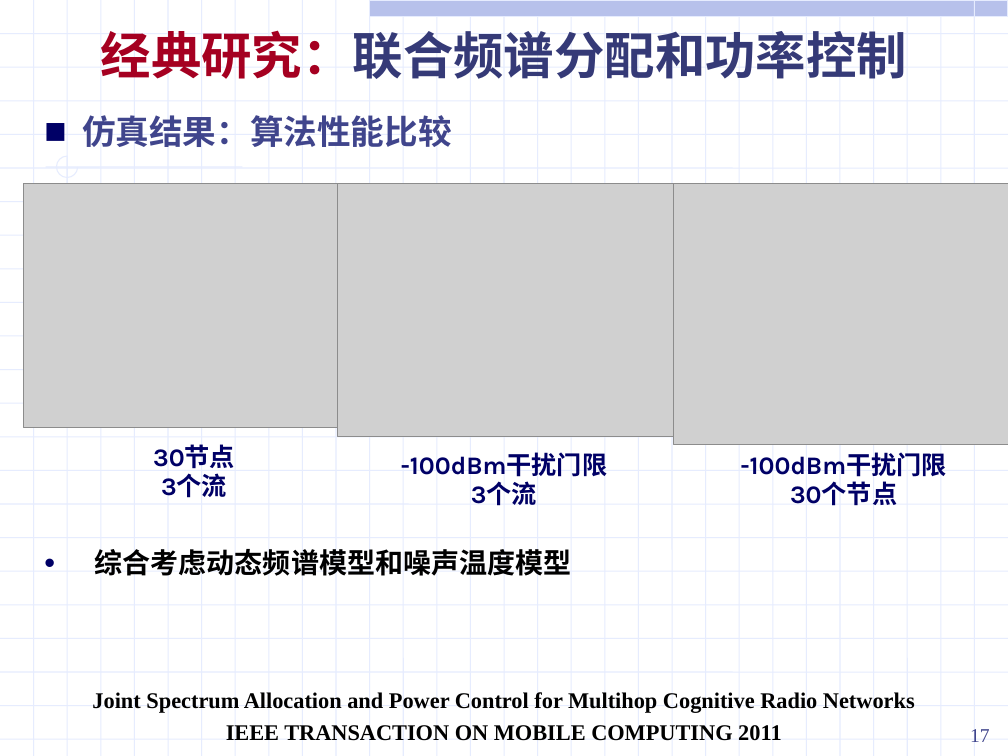
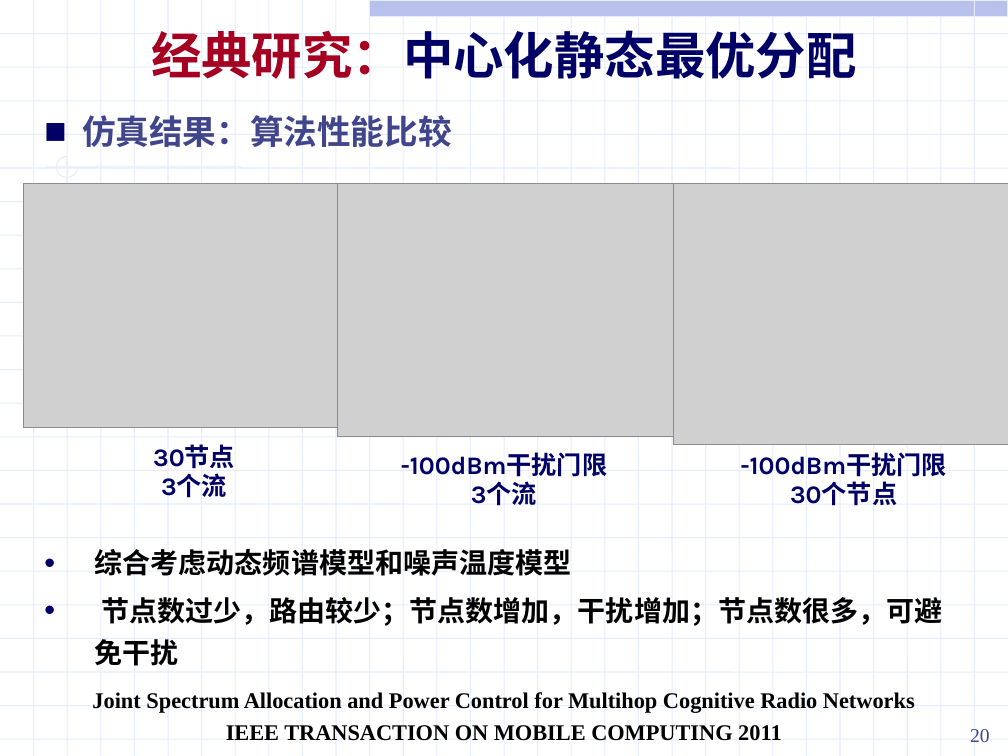
Before and after one commit to ssheroes/hello-world, a slide deck: slide 20 of 战术网频谱资源分配调研.pptx (slide 17 before the commit). Drawn at 1008x756 pixels with LibreOffice and Linux fonts; fonts in the diff are those of the drawing; grey boxes stand for pictures. Boxes give left, top, right and bottom in pixels: in the first picture for what was removed or moved away, otherwise in the second. Text is boxed around its words. In the diff, an @@ line names an element or a change of style, - is before the commit and + after.

```diff
--- a/战术网频谱资源分配调研.pptx
+++ b/战术网频谱资源分配调研.pptx
@@ text at <box>151,30,857,79</box>: text changed; font Karla to Noto Sans CJK SC; text colour #353A77 to #000066 @@
-经典研究：联合频谱分配和功率控制
+经典研究：中心化静态最优分配
@@ text at <box>95,597,943,666</box>: paragraph added @@
+• 节点数过少，路由较少；节点数增加，干扰增加；节点数很多，可避免干扰
@@ page number at <box>970,729,990,742</box>: text changed @@
-17
+20
```
Also in this commit, not shown: 35 other slides changed, 4 slides added, 1 slide removed, 5 other files.
